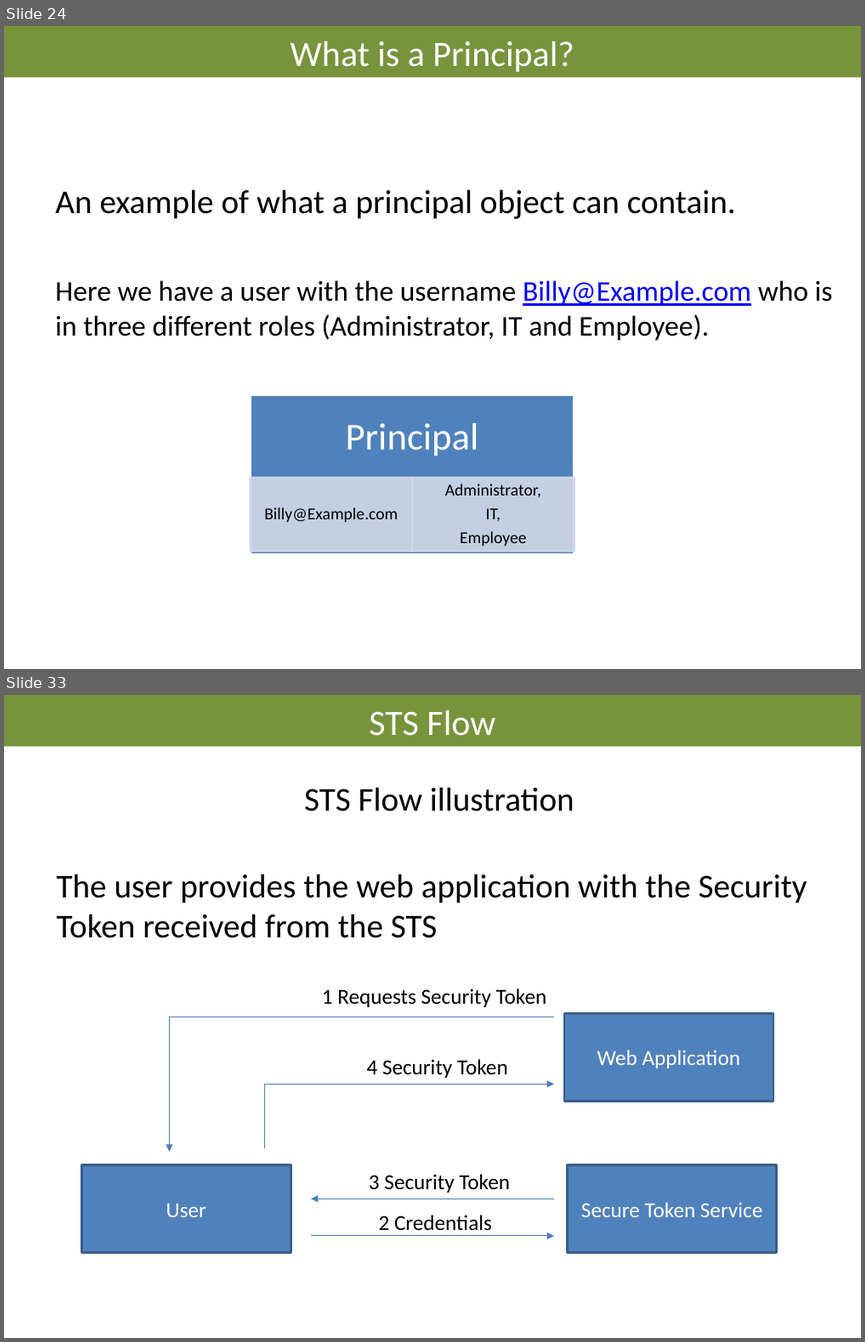
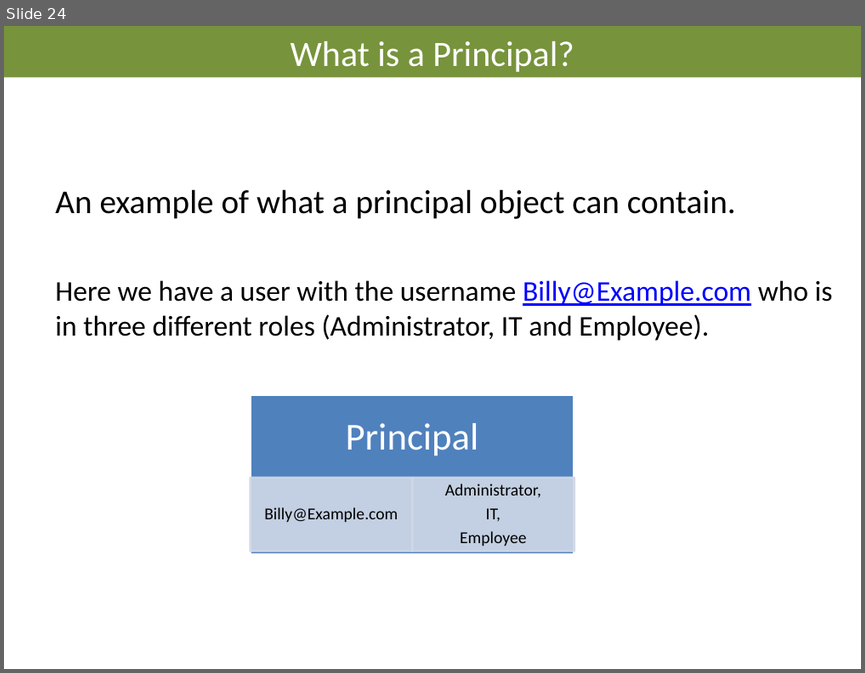
Before and after one commit to AndreasElffors/ProjectIdentity, a slide deck: Documents/Slides/Identity-SecurityFundamentals.pptx. Shown one above the other, each under a label of ours: slides 24 and 33 before the commit, slide 24 after it; the slides between them are not shown. The pictures are 865x1342 and 865x673 pixels, drawn with LibreOffice and Linux fonts; fonts in the diff are those of the drawing; background and template pictures are left out. Boxes give left, top, right and bottom in pixels: in the first picture for what was removed or moved away, otherwise in the second. Text is boxed around its words. In the diff, an @@ line names an element or a change of style, - is before the commit and + after.

```diff
--- a/Documents/Slides/Identity-SecurityFundamentals.pptx
+++ b/Documents/Slides/Identity-SecurityFundamentals.pptx
@@ slide 33 removed at (4, 695, 861, 1338), background #FFFFFF @@
@@ title removed at (4, 695, 861, 746) @@
-STS Flow
@@ text removed at (57, 787, 807, 938) @@
-STS Flow illustration
-The user provides the web application with the Security Token received from the STS
@@ text removed at (322, 988, 547, 1007) @@
-1 Requests Security Token
@@ elbow arrow removed from (554, 1017) to (170, 1151) @@
@@ rectangle removed at (564, 1013, 773, 1100) @@
-Web Application
@@ text removed at (367, 1059, 508, 1077) @@
-4 Security Token
@@ elbow arrow removed from (263, 1147) to (554, 1084) @@
@@ rectangle removed at (82, 1164, 291, 1252) @@
-User
@@ text removed at (369, 1174, 510, 1192) @@
-3 Security Token
@@ rectangle removed at (567, 1164, 776, 1252) @@
-Secure Token Service
@@ arrow removed from (554, 1199) to (311, 1199) @@
@@ text removed at (379, 1214, 492, 1231) @@
-2 Credentials
@@ arrow removed from (311, 1236) to (554, 1236) @@
```
Also in this commit, not shown: 3 slides changed, 9 other slides removed, 5 other files.
